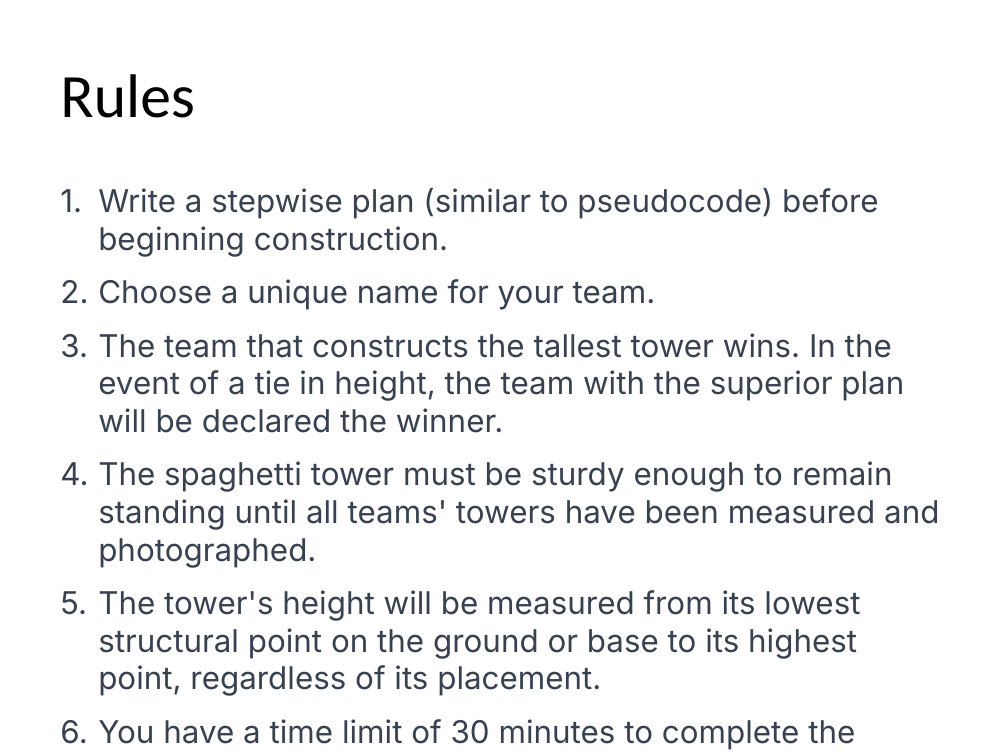
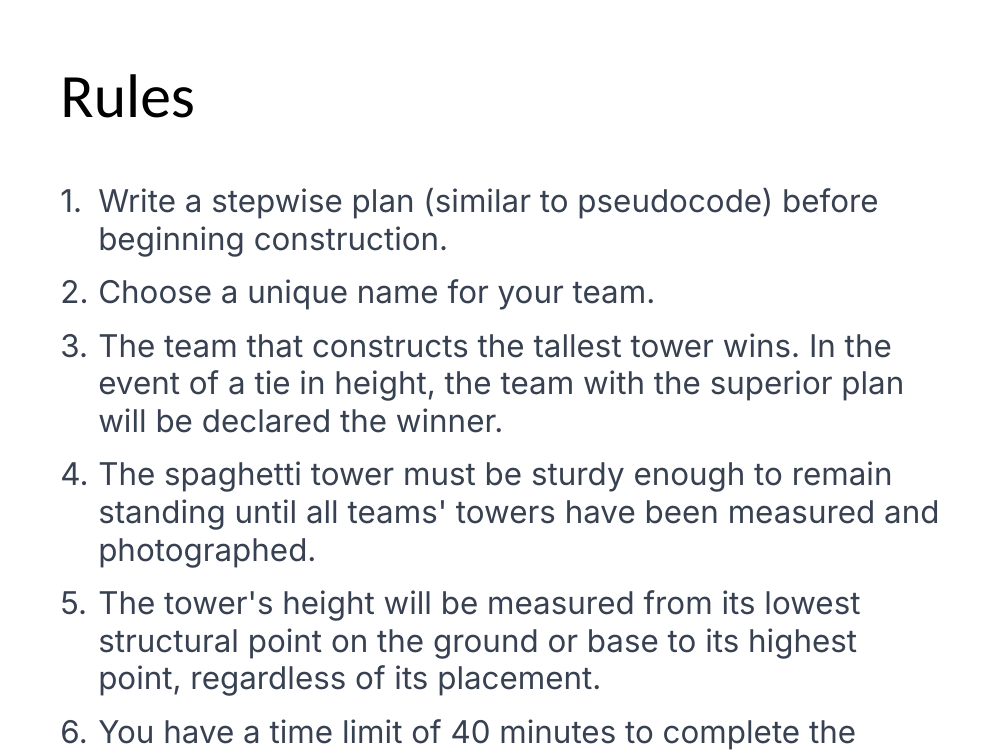
Before and after one commit to nanjiangshu/python-programming-bioinfo, a slide deck: slide 2 of teambuild/spaghetti-tower.pptx. Drawn at 1008x756 pixels with LibreOffice and Linux fonts; fonts in the diff are those of the drawing. Boxes give left, top, right and bottom in pixels: in the first picture for what was removed or moved away, otherwise in the second. Text is boxed around its words. In the diff, an @@ line names an element or a change of style, - is before the commit and + after.

```diff
--- a/teambuild/spaghetti-tower.pptx
+++ b/teambuild/spaghetti-tower.pptx
@@ text at (98, 719, 856, 750): text changed @@
-6. You have a time limit of 30 minutes to complete the challenge.
+6. You have a time limit of 40 minutes to complete the challenge.
```
Also in this commit, not shown: 1 slide added, 15 other files.
